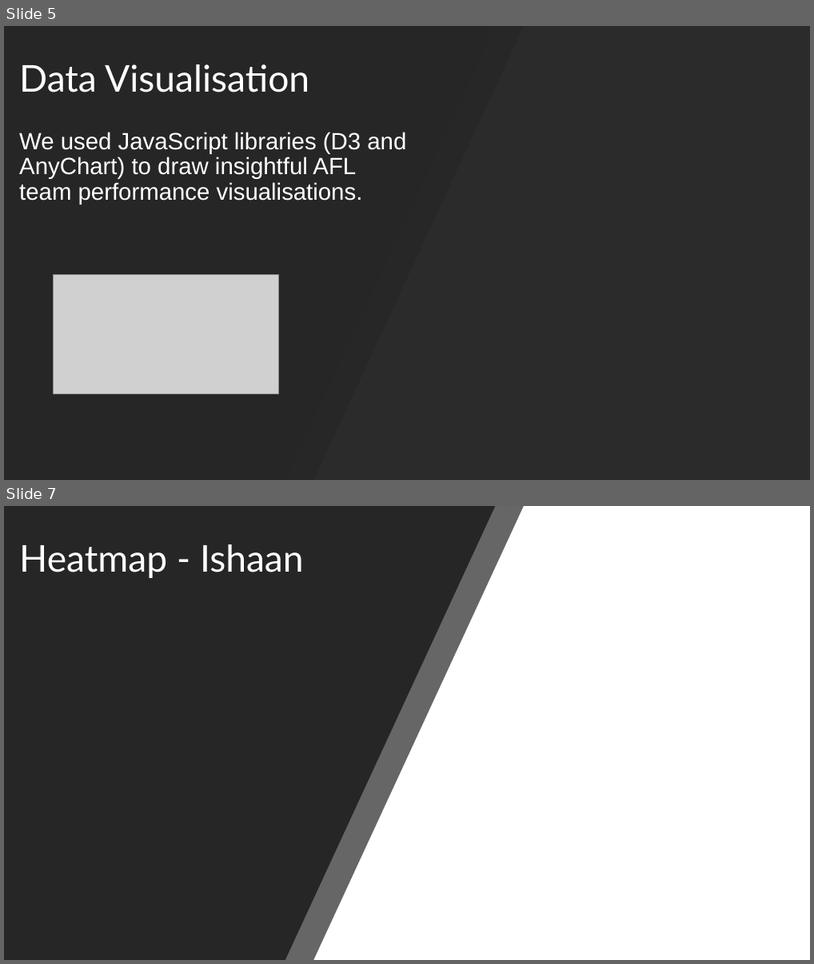
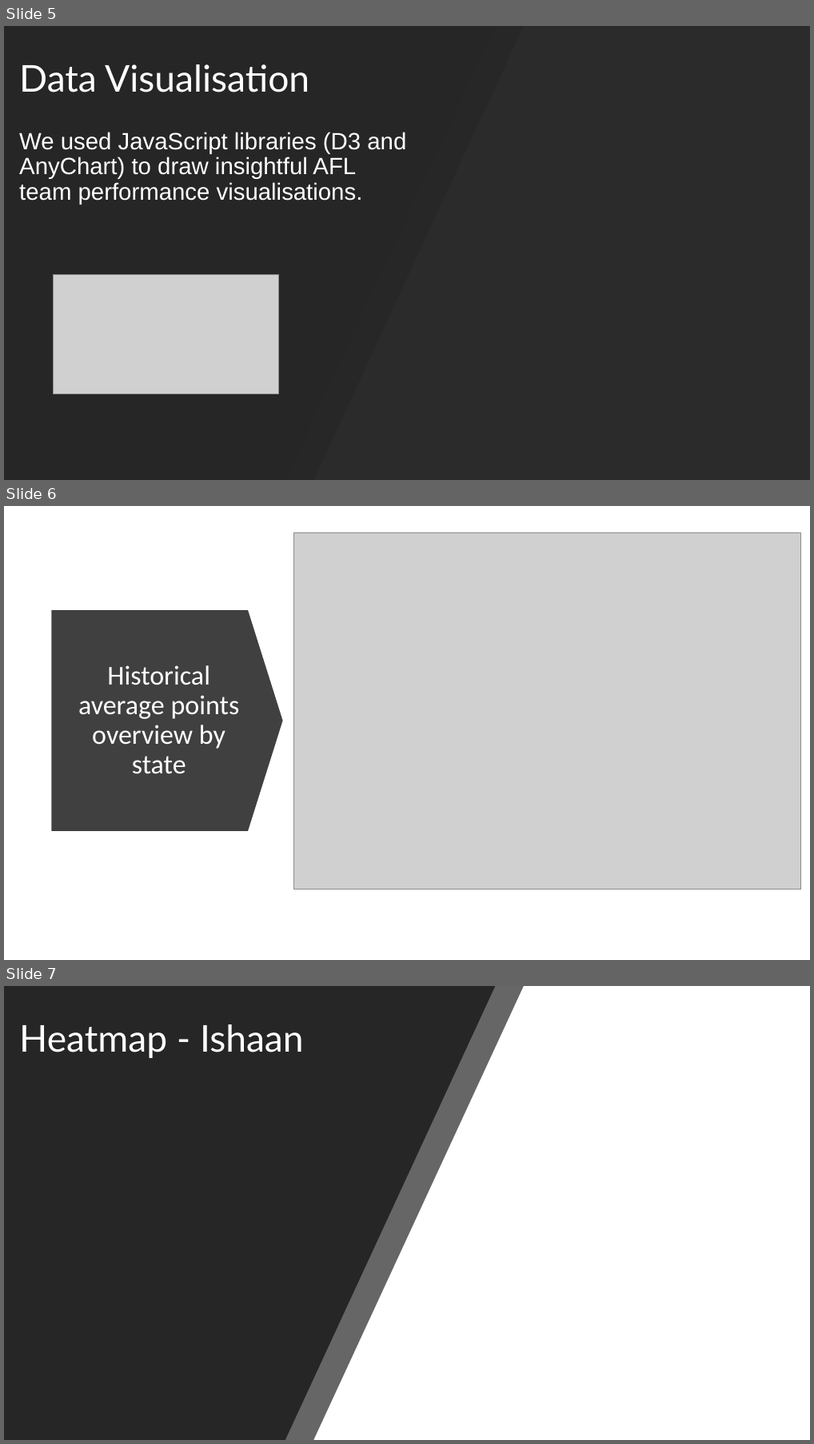
Before and after one commit to Samravp/AFL-Analysis, a slide deck: AFL Dashboard.pptx. Shown one above the other, each under a label of ours: slides 5 and 7 before the commit, slides 5, 6 and 7 after it; the slides between them are not shown. The pictures are 814x964 and 814x1444 pixels, drawn with LibreOffice and Linux fonts; fonts in the diff are those of the drawing; grey boxes stand for pictures; background and template pictures are left out; a plain dark background stands for a picture behind light text. Boxes give left, top, right and bottom in pixels: in the first picture for what was removed or moved away, otherwise in the second. Text is boxed around its words. In the diff, an @@ line names an element or a change of style, - is before the commit and + after.

```diff
--- a/AFL Dashboard.pptx
+++ b/AFL Dashboard.pptx
@@ slide 6 added at [4, 506, 810, 960], background #FFFFFF @@
@@ picture added at [294, 532, 802, 889] @@
@@ down arrow added at [52, 610, 283, 831], fill #404040 @@
@@ title added at [78, 665, 240, 774], 32.4 pt, text #FFFFFF @@
+Historical average points overview by state
```
Also in this commit, not shown: 1 slide removed.
